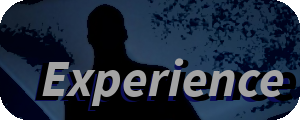
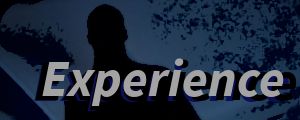
Revision of a layered 300×120 image; what changed, layer by layer:
added layer "Pasted Layer #2" above "Pasted Layer #1" over [0, 0, 300, 120]
painted on "Pasted Layer #1" over [0, 0, 300, 120]
painted on "Background" over [0, 0, 300, 120]
